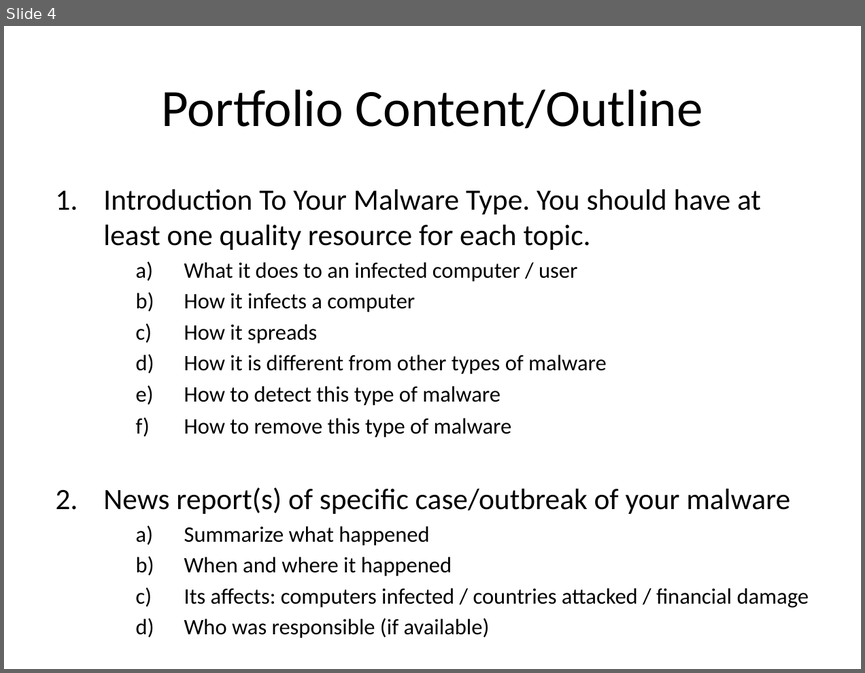
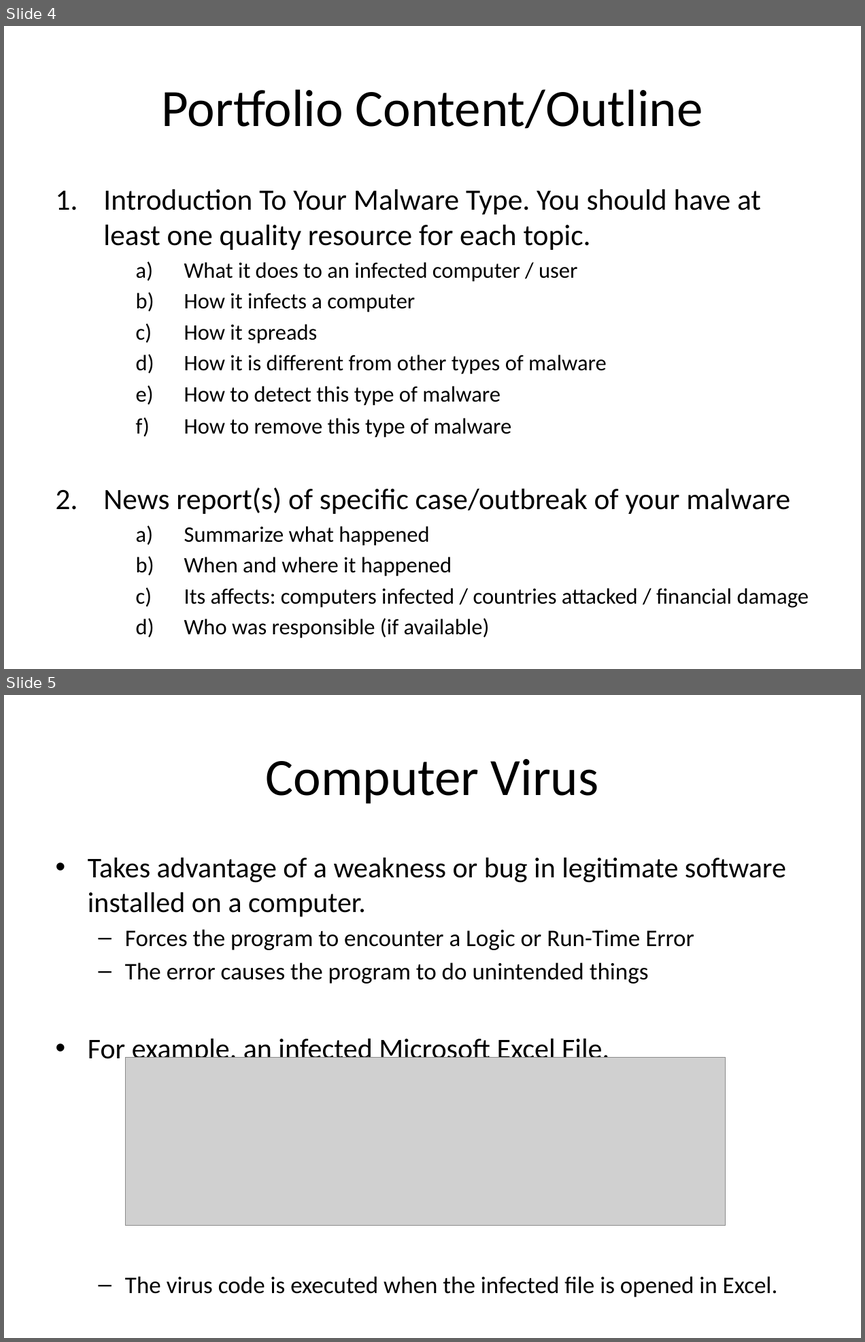
Before and after one commit to Greg5519/ICS2O0, a slide deck: Topic A Understanding Computers/A.4 Lesson - Types Of Malware.pptx. Shown one above the other, each under a label of ours: slide 4 before the commit, slides 4 and 5 after it. The pictures are 865x673 and 865x1342 pixels, drawn with LibreOffice and Linux fonts; fonts in the diff are those of the drawing; grey boxes stand for pictures. Boxes give left, top, right and bottom in pixels: in the first picture for what was removed or moved away, otherwise in the second. Text is boxed around its words. In the diff, an @@ line names an element or a change of style, - is before the commit and + after.

```diff
--- a/Topic A Understanding Computers/A.4 Lesson - Types Of Malware.pptx
+++ b/Topic A Understanding Computers/A.4 Lesson - Types Of Malware.pptx
@@ slide 5 added at [4, 695, 861, 1338], background #FFFFFF @@
@@ title added at [266, 759, 599, 804], 44 pt, text #000000 @@
+Computer Virus
@@ text added at [88, 857, 786, 1297], 20 pt, text #000000 @@
+• Takes advantage of a weakness or bug in legitimate software installed on a computer.
+  – Forces the program to encounter a Logic or Run-Time Error
+  – The error causes the program to do unintended things
+• For example, an infected Microsoft Excel File.
+  – The virus code is executed when the infected file is opened in Excel.
@@ picture added at [126, 1057, 725, 1225] @@
```
Also in this commit, not shown: 5 other slides added, 1 other file.
